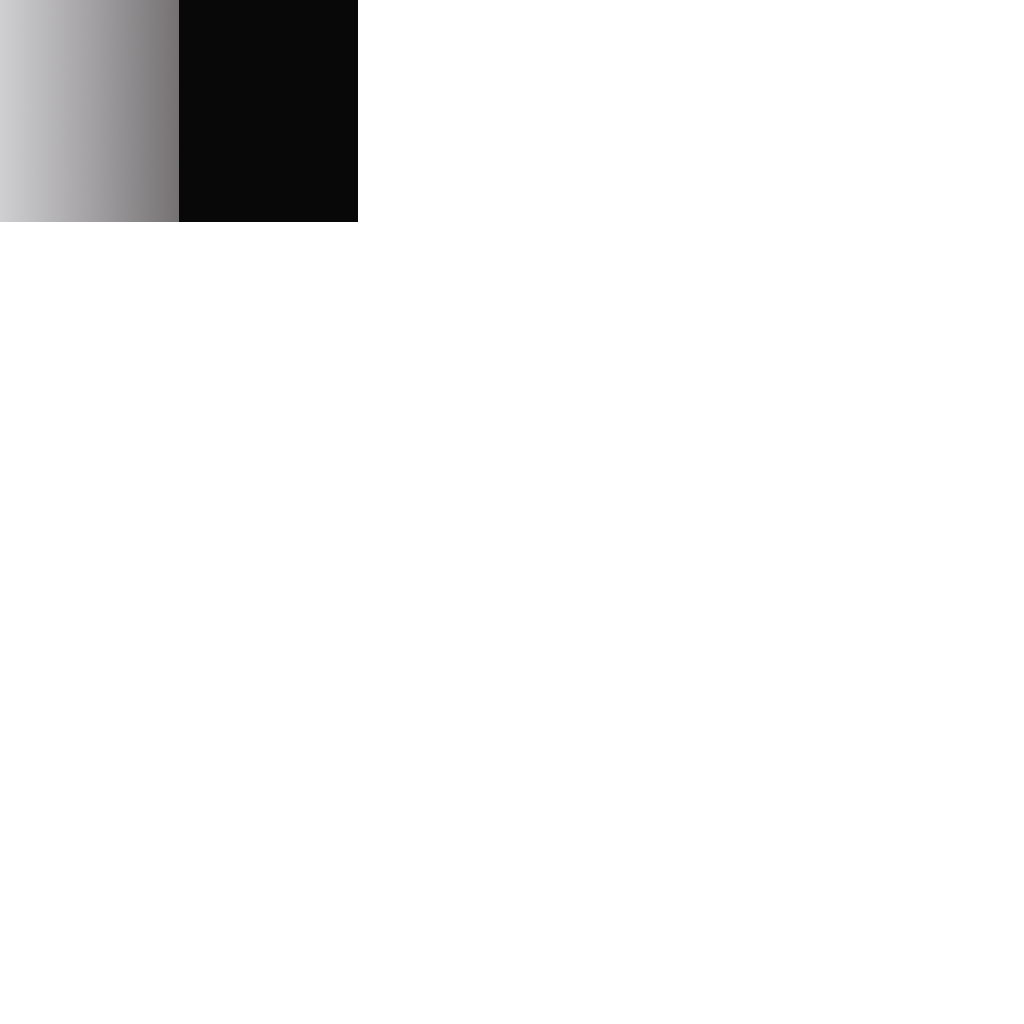
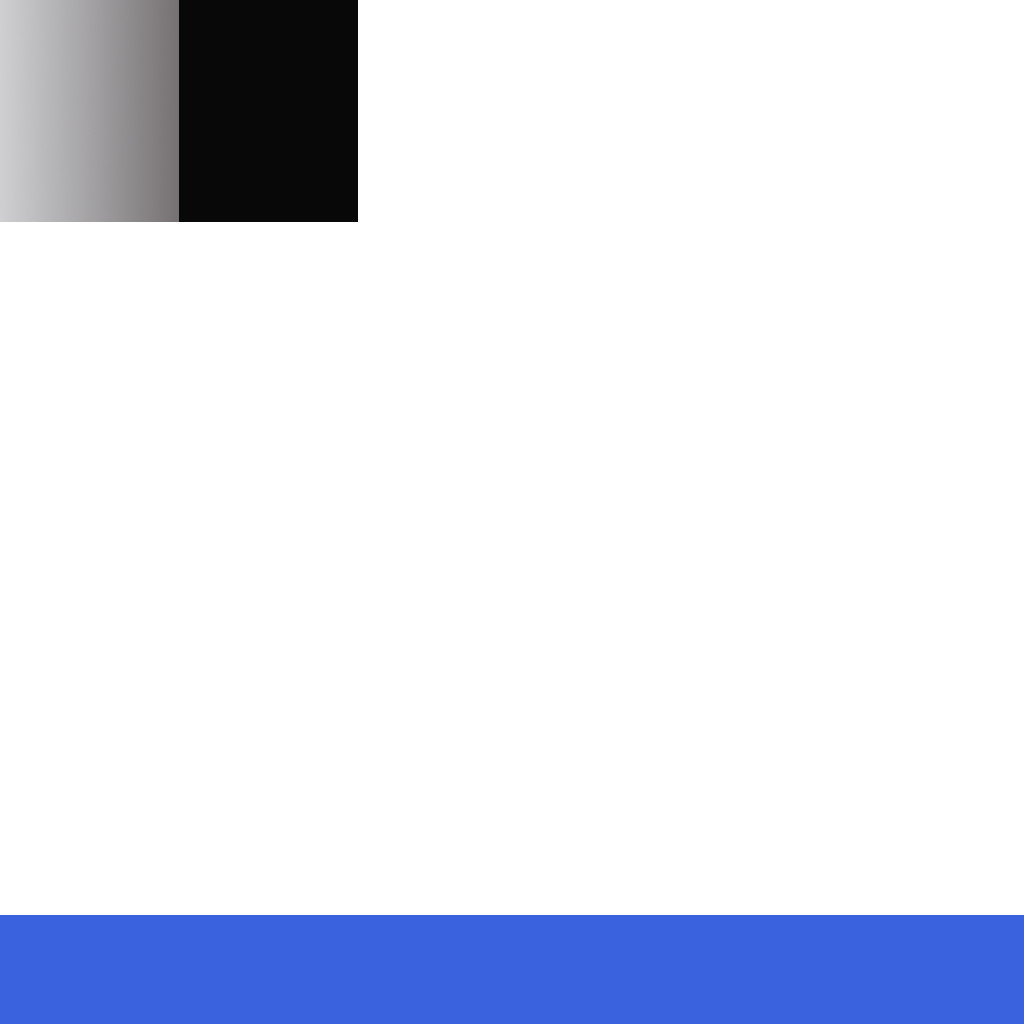
Layer changes from the first w=1024, h=1024 image to the second:
painted on "fdeck_parts.png" over (0, 915, 1024, 1024)
